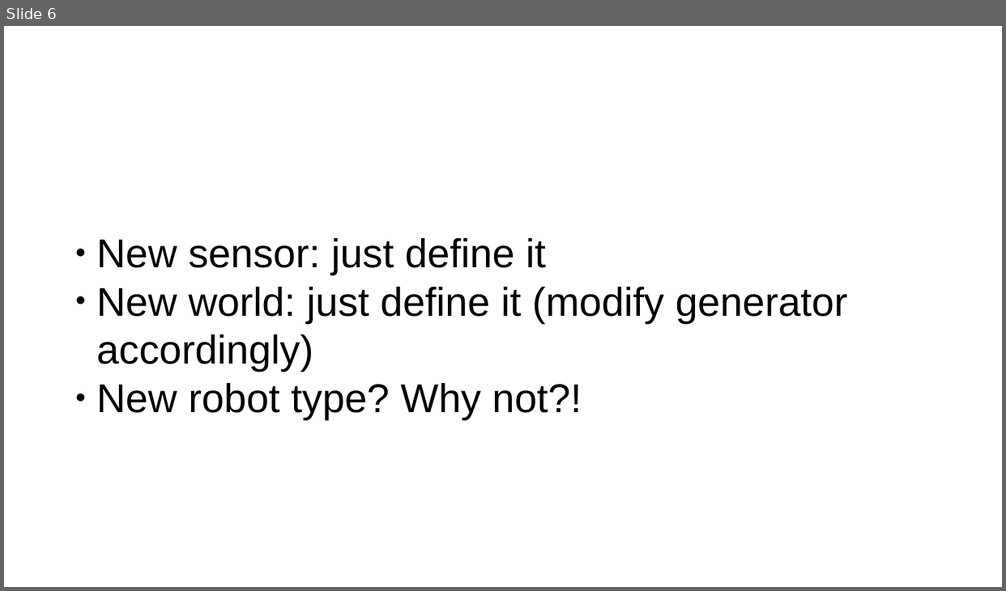
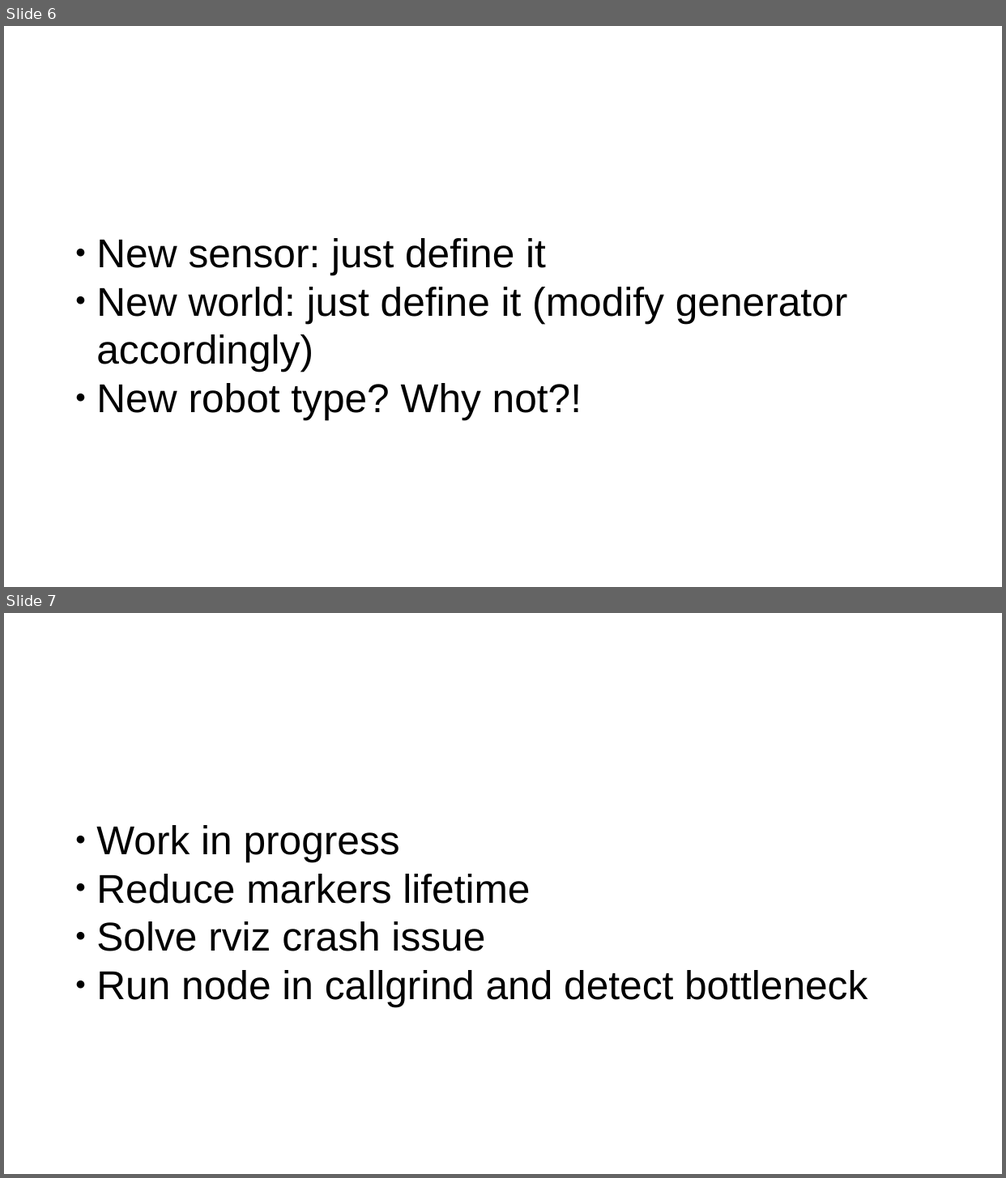
Before and after one commit to aGotelli/Projet1, a slide deck: slides/presentation.odp. Shown one above the other, each under a label of ours: slide 6 before the commit, slides 6 and 7 after it. The pictures are 1006x591 and 1006x1178 pixels, drawn with LibreOffice and Linux fonts; fonts in the diff are those of the drawing; background and template pictures are left out. Boxes give left, top, right and bottom in pixels: in the first picture for what was removed or moved away, otherwise in the second. Text is boxed around its words. In the diff, an @@ line names an element or a change of style, - is before the commit and + after.

Commit message:
Added slide for performances

```diff
--- a/slides/presentation.odp
+++ b/slides/presentation.odp
@@ slide 7 added at (4, 613, 1002, 1174), background #FFFFFF @@
@@ title added at (53, 635, 749, 727), 35.7 pt, text #FFFFFF @@
+Performances
@@ text added at (96, 825, 867, 1007), 32 pt, text #000000 @@
+  ● Work in progress
+  ● Reduce markers lifetime
+  ● Solve rviz crash issue
+  ● Run node in callgrind and detect bottleneck
```
